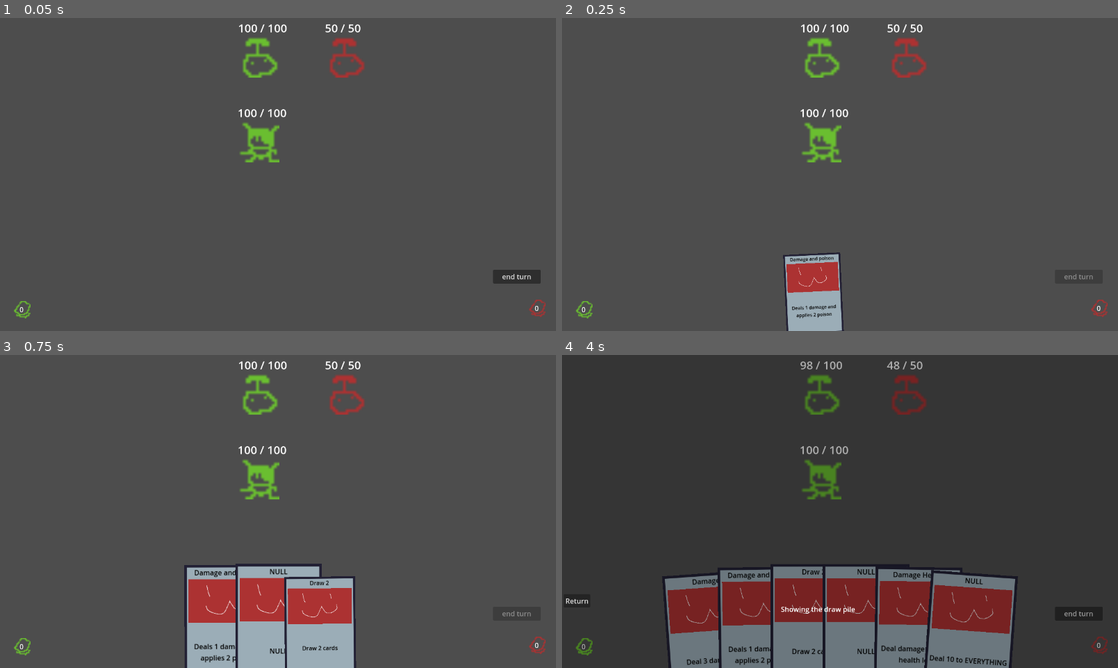
Above: before the commit, frames 1-4 (two rows, left to right).
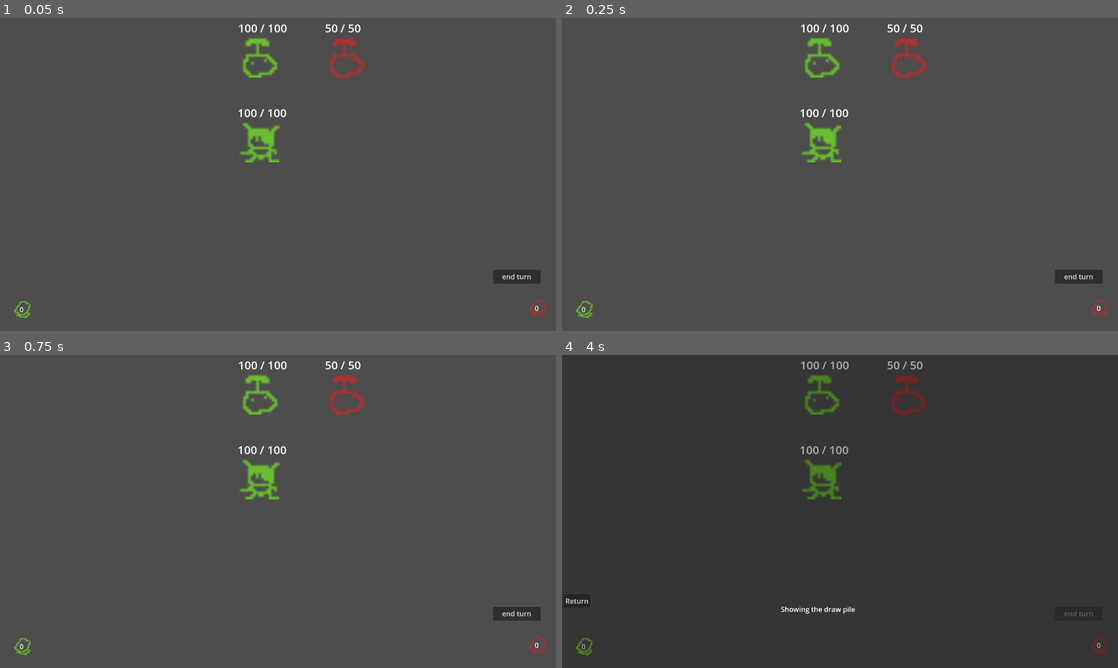
Above: after the commit, the same moments.

Repository: Saplings-Projects/1M_sub
Game: Godot game, scene res://#Scenes/TestingScene.tscn
The game is run twice, just before and just after one commit, with the same random seed, the same clock (stepped at 60 frames per second) and the same inputs.
Inputs (mouse positions are in pixels of both pictures, inside the frame that each line leads up to):
- Up to frame 1 (0.05 s): no input
- Up to frame 2 (0.25 s): no input
- Up to frame 3 (0.75 s): click (255, 624) at 0.52 s
- Up to frame 4 (4 s): click "end turn" at 1.25 s; click "0" at 2 s; click "0" at 2.75 s; click (717, 630) at 3.52 s

Frame 1 is identical in both runs. In frame 2, 2.5% of the frame differs, in the area x 39-96%, y 74-100%; in frame 3, 9.9%; in frame 4, 19%, in the area x 18-96%, y 2-100%.
Error after the commit: Parse Error: Function "get_effects_target_all()" not found in base self. (res://Cards/CardBase.gd:46)

Commit message:
Renamed variables in can_play_card to be more readable

Diff:
--- a/Cards/CardBase.gd
+++ b/Cards/CardBase.gd
@@ -42,16 +42,16 @@
 
 func on_card_play(caster: Entity, targets: Array[Entity]) -> void:
 	#Split up targeted attacks and all attacks
-	var target_effects: Array[EffectData] = get_target_effects()
-	var all_effects: Array[EffectData] = get_all_effects()
+	var effects_targeting_single: Array[EffectData] = get_target_effects()
+	var effects_targeting_all: Array[EffectData] = get_effects_target_all()
 
 	#Apply single target
-	_apply_all_effects(targets, target_effects)
+	_apply_all_effects(targets, effects_targeting_single)
 	#Get every unit that is to be affected by card
-	var all_target : Array[Entity] = CardManager.card_container.battler_refrence.get_all_targets(application_type)
+	var all_targets : Array[Entity] = CardManager.card_container.battler_refrence.get_all_targets(application_type)
 
 	#apply effect to every target
-	_apply_all_effects(all_target, all_effects)
+	_apply_all_effects(all_targets, effects_targeting_all)
 
 	CardManager.on_card_action_finished.emit(self)
 
